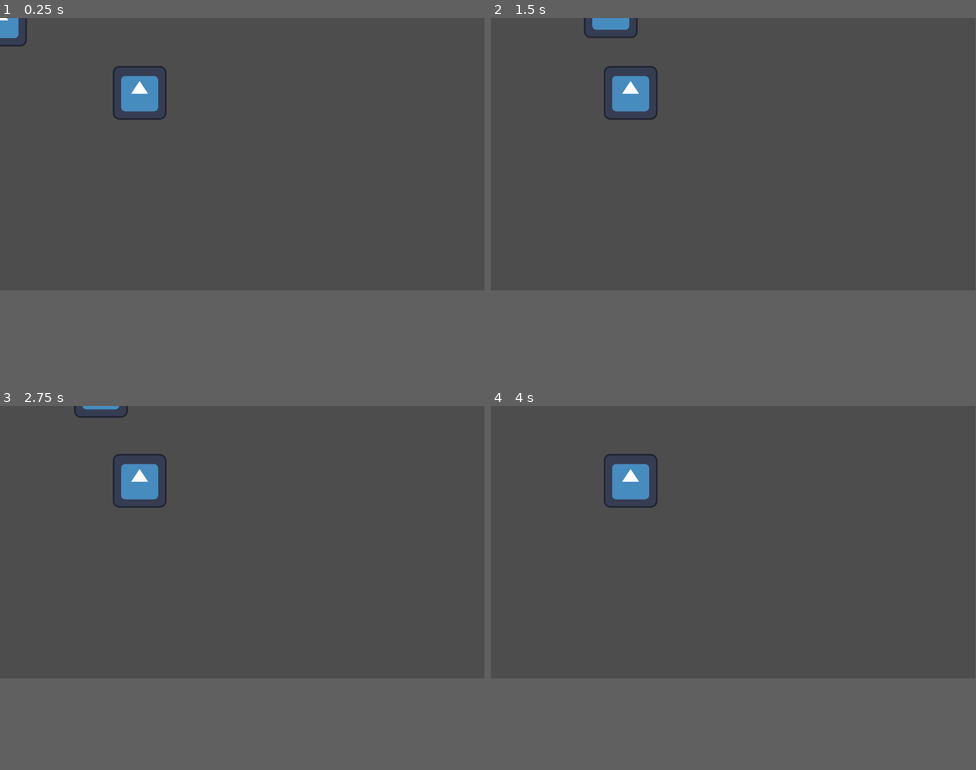
Above: before the commit, frames 1-4 (two rows, left to right).
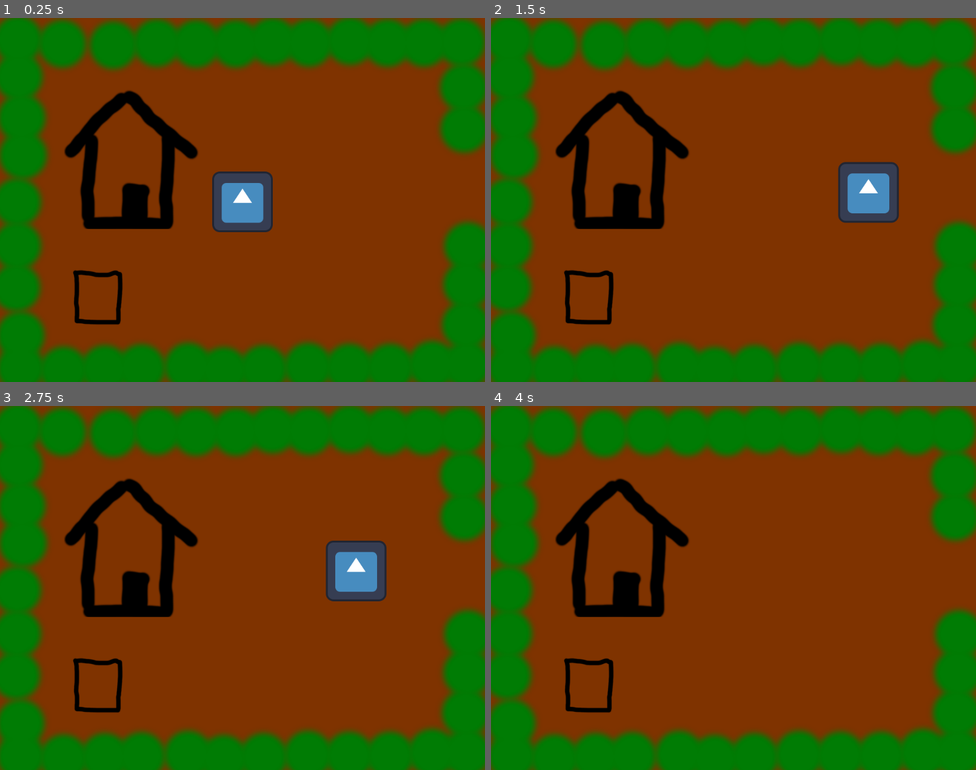
Above: after the commit, the same moments.

Repository: zac112/HeroFarmer
Game: Godot game, scene res://Assets/Farm/Farm.tscn
Same seed, same stepped clock (60 frames per second), same inputs: the game is played once before the commit and once after it. This scene is started directly instead of the project's main scene. The engine's default icon, where the game draws it, is replaced by a stand-in: a white triangle on a blue panel in a dark square.
Inputs:
- Up to frame 1 (0.25 s): no input
- Up to frame 2 (1.5 s): tap Enter at 0.5 s; hold D (Farm_right) from 0.53 s (still down); tap W (Farm_up) at 0.77 s
- Up to frame 3 (2.75 s): tap W (Farm_up) at 1.52 s; release D (Farm_right) at 2.03 s; hold A (Farm_left) from 2.03 s (still down)
- Up to frame 4 (4 s): release A (Farm_left) at 2.78 s; hold D (Farm_right) from 2.78 s (still down); tap W (Farm_up) at 3.02, 3.77 s
The window is 799x449 before the commit and 800x600 after it. Grey fills any space a smaller window leaves; there, only what the larger window draws over its background counts as a difference.

The runs differ from the first frame. In frame 1, 87% of the frame differs, in the area x 0-100%, y 0-100%; in frame 2, 87%; in frame 3, 87%; in frame 4, 88%.

Commit message:
Farm first thoughts on layout

Diff:
--- a/Assets/Farm/Farm.tscn
+++ b/Assets/Farm/Farm.tscn
@@ -1,7 +1,9 @@
-[gd_scene load_steps=3 format=3 uid="uid://sxq6nbt1thvm"]
+[gd_scene load_steps=5 format=3 uid="uid://sxq6nbt1thvm"]
 
 [ext_resource type="PackedScene" uid="uid://bmgb44mjeck5g" path="res://Assets/Player/Farm/Player_farm.tscn" id="1_25rqv"]
 [ext_resource type="PackedScene" uid="uid://xe47faicgkl1" path="res://Assets/Farm/Plot/Plot.tscn" id="2_rhhvb"]
+[ext_resource type="Texture2D" uid="uid://c43uu0uviwmny" path="res://Assets/Farm/Background.png" id="3_tfr44"]
+[ext_resource type="Texture2D" uid="uid://dy65lngyia1iq" path="res://Assets/Farm/House.png" id="4_j2vln"]
 
 [node name="Farm" type="Node2D"]
 
@@ -9,4 +11,14 @@
 position = Vector2(0, 4)
 
 [node name="Plot" parent="." instance=ExtResource("2_rhhvb")]
-position = Vector2(332, 178)
+position = Vector2(-306, 202)
+
+[node name="Background" type="Sprite2D" parent="."]
+z_index = -1
+texture = ExtResource("3_tfr44")
+
+[node name="Camera2D" type="Camera2D" parent="."]
+
+[node name="House" type="Sprite2D" parent="."]
+position = Vector2(-227, -89)
+texture = ExtResource("4_j2vln")
--- a/Assets/Farm/Plot/Plot.tscn
+++ b/Assets/Farm/Plot/Plot.tscn
@@ -1,7 +1,7 @@
 [gd_scene load_steps=4 format=3 uid="uid://xe47faicgkl1"]
 
-[ext_resource type="Texture2D" uid="uid://b4jeb2tqjs18c" path="res://icon.svg" id="1_006tb"]
 [ext_resource type="Script" path="res://Assets/Farm/Plot/Plot.gd" id="1_fr6ra"]
+[ext_resource type="Texture2D" uid="uid://bli6c0l23xdmk" path="res://Assets/Farm/Plot/Plot.png" id="2_2e03s"]
 
 [sub_resource type="RectangleShape2D" id="RectangleShape2D_0rxip"]
 size = Vector2(129, 129)
@@ -10,7 +10,7 @@
 script = ExtResource("1_fr6ra")
 
 [node name="Sprite2D" type="Sprite2D" parent="."]
-texture = ExtResource("1_006tb")
+texture = ExtResource("2_2e03s")
 
 [node name="CollisionShape2D" type="CollisionShape2D" parent="."]
 position = Vector2(-0.5, -0.5)
--- a/Assets/Player/Farm/Player_farm.gd
+++ b/Assets/Player/Farm/Player_farm.gd
@@ -2,6 +2,16 @@
 
 
 const SPEED = 300.0
+
+func _ready():
+	print("OnReady")
+	MessageHandler.registerListener(ScoreEvent, self.ok)
+	var event = ScoreEvent.new()
+	event.scoreIncrease = 34
+	MessageHandler.broadcastEvent(event)
+
+func ok(event):
+	print("OK event:",event)
 
 func _physics_process(_delta):
 
--- a/project.godot
+++ b/project.godot
@@ -18,6 +18,11 @@
 [autoload]
 
 MessageHandler="*res://Assets/MessageHandler/MessageHandler.gd"
+
+[display]
+
+window/size/viewport_width=1024
+window/size/viewport_height=768
 
 [input]
 
Binary file added: Assets/Farm/Background.png
Not shown, added: Assets/Farm/Background.png.import
Binary file added: Assets/Farm/House.png
Not shown, added: Assets/Farm/House.png.import
Binary file added: Assets/Farm/Plot/Plot.png
Not shown, added: Assets/Farm/Plot/Plot.png.import
